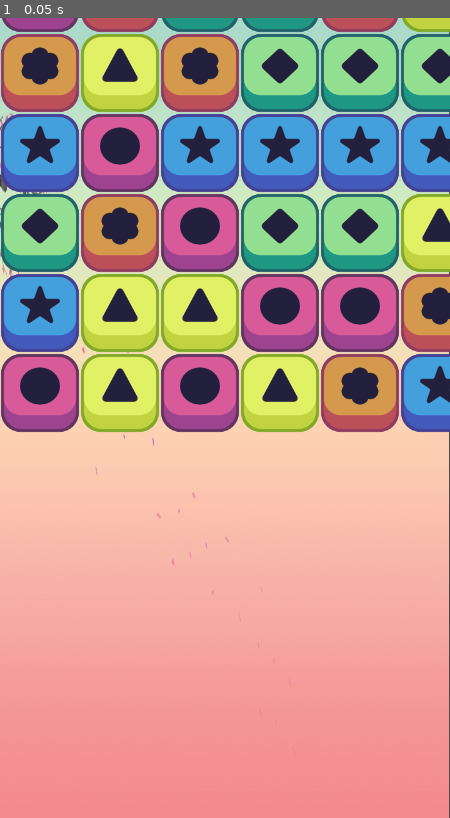
Above: before the commit, frame 1.
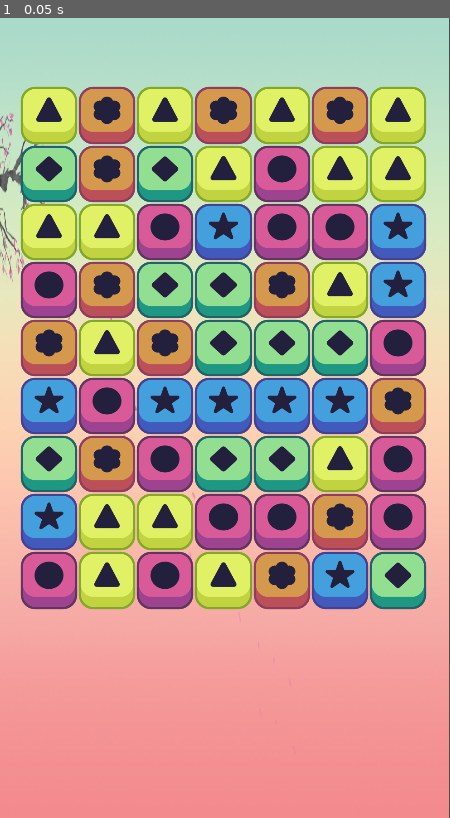
Above: after the commit, the same moment.

Repository: seanim0920/Connectris
Game: Godot game, scene res://viewport.tscn
The game is run twice, just before and just after one commit, with the same random seed, the same clock (stepped at 60 frames per second) and the same inputs.
Inputs:
- Up to frame 1 (0.05 s): no input

The runs differ from the first frame. In frame 1, 67% of the frame differs, in the area x 0-100%, y 0-74%.

Commit message:
tile sizes get automatically adjusted based on how many columns are set, as opposed to being a hardcoded value grid is automatically centered, x_start variable changed to a horizontal margin value shrunk the amount of columns on screen to make each tile more visible. may shrink it further to 6.

Diff:
--- a/grid.gd
+++ b/grid.gd
@@ -6,9 +6,10 @@
 # var b = "text"
 export (int) var columns;
 export (int) var rows;
-export (int) var x_start;
+export (int) var horizontal_margin;
 export (int) var y_start;
-export (int) var tile_size_in_pixels; #this could probably be calculated instead of being a set variable
+
+var tile_size_in_pixels;
 
 var tile_prototypes;
 
@@ -18,6 +19,8 @@
 
 # Called when the node enters the scene tree for the first time.
 func _ready():
+	tile_size_in_pixels = floor((get_viewport_rect().size.x - (horizontal_margin * 2)) / columns);
+
 	randomize();
 	var a = utils.new();
 	tile_prototypes = a.load_resources_from_dir("res://Tile_Types");
@@ -38,12 +41,15 @@
 		for j in rows:
 			var rand = floor(rand_range(0, tile_prototypes.size()));
 			var tileInstance = tile_prototypes[rand].instance();
+			var scale = tile_size_in_pixels / 128; #may want to check the size of the sprite rather than hardcoding 128
+			tileInstance.scale = Vector2(scale, scale);
 			add_child(tileInstance);
 			tileInstance.position = grid_to_pixel(i, j);
 
 func grid_to_pixel(column, row):
-	var x = x_start + tile_size_in_pixels * column;
+	var x = horizontal_margin + (tile_size_in_pixels/2) + tile_size_in_pixels * column;
 	var y = y_start + -tile_size_in_pixels * row;
+	print(x);
 	return Vector2(x, y);
 
 # Called every frame. 'delta' is the elapsed time since the previous frame.
--- a/viewport.tscn
+++ b/viewport.tscn
@@ -17,8 +17,7 @@
 
 [node name="grid" type="Node2D" parent="."]
 script = ExtResource( 2 )
-columns = 9
+columns = 7
 rows = 9
-x_start = 64
-y_start = 600
-tile_size_in_pixels = 128
+horizontal_margin = 32
+y_start = 900
